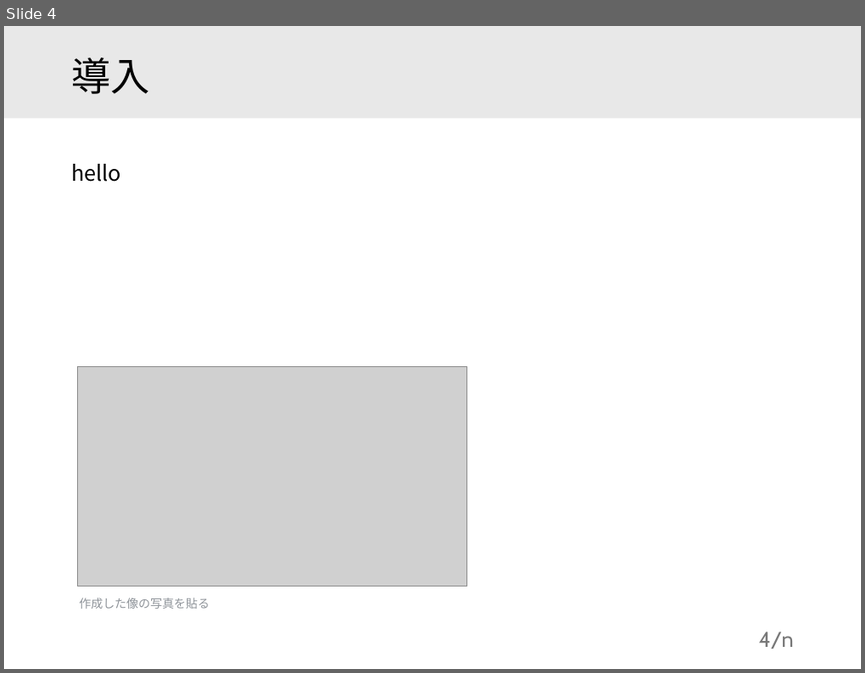
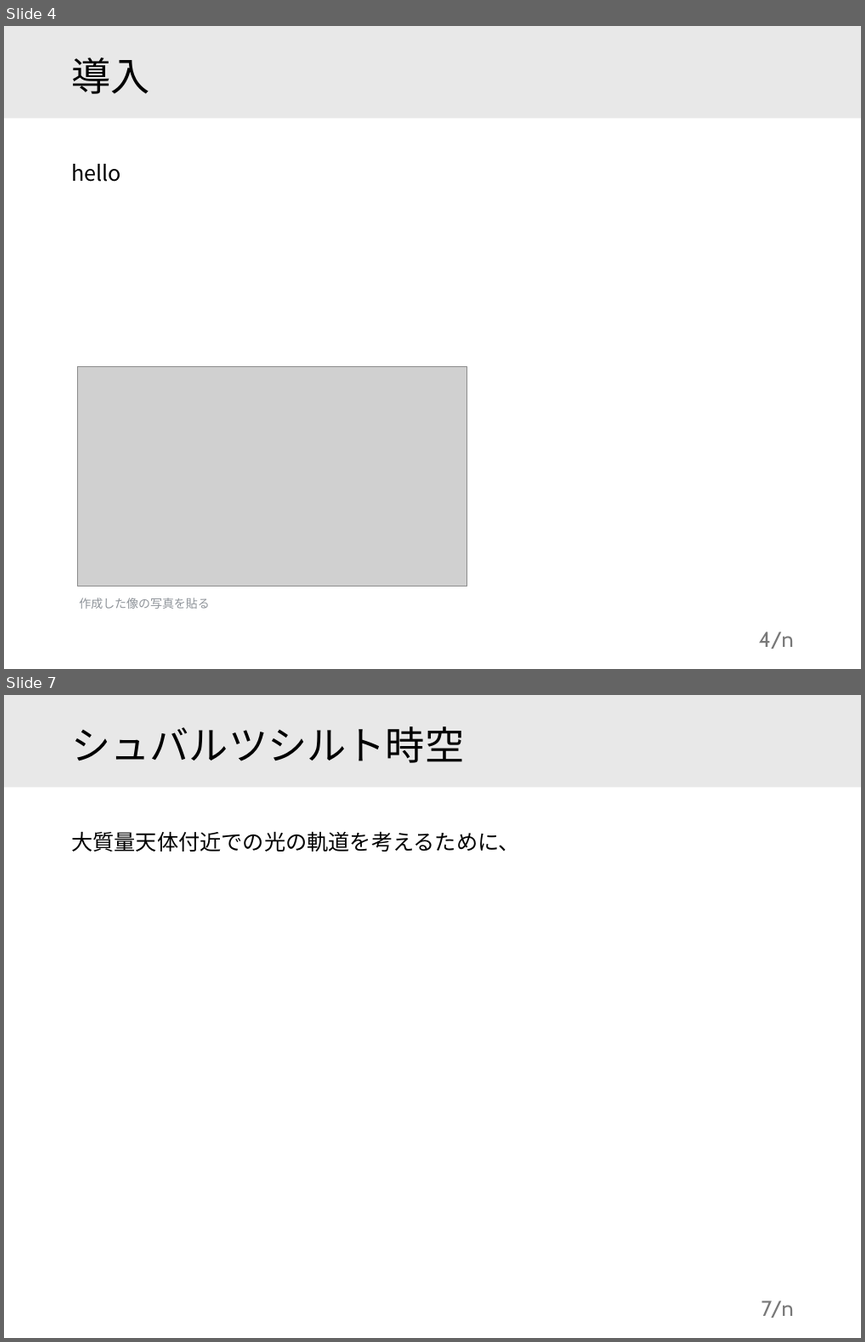
Before and after one commit to motoki-omamiuda/gakushuin, a slide deck: docs/大輪講.pptx. Shown one above the other, each under a label of ours: slide 4 before the commit, slides 4 and 7 after it; the slides between them are not shown. The pictures are 865x673 and 865x1342 pixels, drawn with LibreOffice and Linux fonts; fonts in the diff are those of the drawing; grey boxes stand for pictures. Boxes give left, top, right and bottom in pixels: in the first picture for what was removed or moved away, otherwise in the second. Text is boxed around its words. In the diff, an @@ line names an element or a change of style, - is before the commit and + after.

```diff
--- a/docs/大輪講.pptx
+++ b/docs/大輪講.pptx
@@ slide 7 added at bbox=[4, 695, 861, 1338], background #FFFFFF @@
@@ rectangle added at bbox=[4, 695, 861, 788], fill #E8E8E8 @@
@@ title added at bbox=[71, 726, 464, 763], 33 pt, text #000000 @@
+シュバルツシルト時空
@@ text added at bbox=[71, 831, 520, 851], 18 pt, text #000000 @@
+大質量天体付近での光の軌道を考えるために、
@@ page number added at bbox=[761, 1300, 794, 1317], 18 pt, text #797979 @@
+7/n
```
Also in this commit, not shown: 4 slides changed, 1 other slide added, 1 slide removed, 5 other files.
